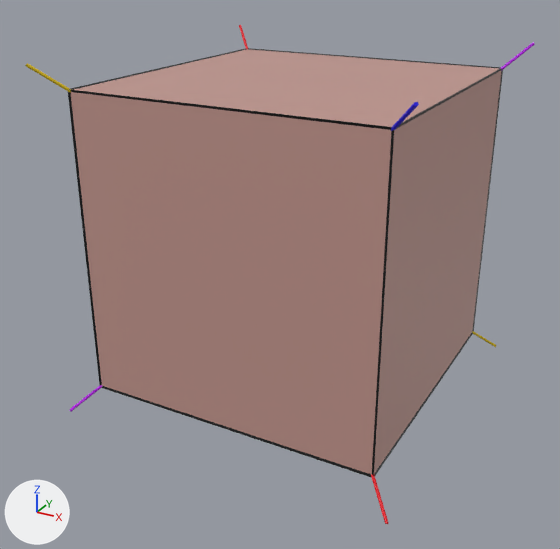
The glTF model Modelos_blender/Representaciones/Hexa_tetra_2.glb as it was, and as the next commit left it.
Rendered twice from a 50 mm lens placed at (2.27, -4.4, 1.83), pointed at (-0.06, -0.17, -0.28). Lighting does not change. The marker at lower left points along +X, +Y and +Z. The first picture is the older version.
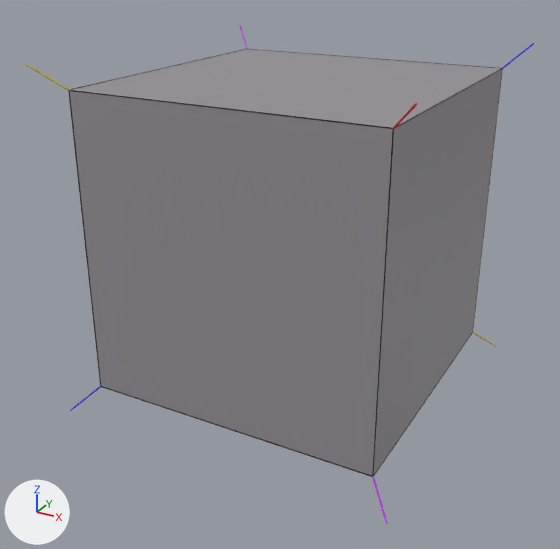
The change, as JSON lines over the scene's bpy script:
```json
{"op": "set", "path": "mat_material.base_color", "old": "(0.536, 0.303, 0.267)", "new": "(0.302, 0.287, 0.31)", "note": "pink #c1968d -> grey #959297"}
{"op": "set", "path": "ob_cylinder.rotation_euler", "old": "(2.186, 0.0, -0.785)", "new": "(2.186, 0.0, 0.785)", "note": "degrees (125, 0, -45) -> degrees (125, 0, 45)"}
{"op": "set", "path": "ob_cylinder.scale", "old": "(1.0, 1.0, 1.0)", "new": "(0.5, 0.5, 1.0)"}
{"op": "set", "path": "ob_cylinder_001.rotation_euler", "old": "(2.186, 0.0, -2.356)", "new": "(2.186, 0.0, -0.785)", "note": "degrees (125, 0, -135) -> degrees (125, 0, -45)"}
{"op": "set", "path": "ob_cylinder_001.scale", "old": "(1.0, 1.0, 1.0)", "new": "(0.5, 0.5, 1.0)"}
{"op": "set", "path": "ob_cylinder_002.rotation_euler", "old": "(2.186, 0.0, 0.785)", "new": "(2.186, 0.0, -2.356)", "note": "degrees (125, 0, 45) -> degrees (125, 0, -135)"}
{"op": "set", "path": "ob_cylinder_002.scale", "old": "(1.0, 1.0, 1.0)", "new": "(0.5, 0.5, 1.0)"}
{"op": "set", "path": "ob_cylinder_003.scale", "old": "(1.0, 1.0, 1.0)", "new": "(0.5, 0.5, 1.0)"}
```

Pixel boxes [x1, y1, x2, y2] of what changed, in the pictures (560 x 549 px):
```json
{"object": "Cube", "change": "recoloured", "before": [71, 49, 501, 474], "after": [71, 49, 501, 474]}
{"object": "Cylinder", "change": "turned, rescaled", "before": [69, 42, 535, 412], "after": [240, 25, 388, 524]}
{"object": "Cylinder.002", "change": "turned, rescaled", "before": [239, 25, 388, 524], "after": [392, 103, 417, 129]}
{"object": "Cylinder.001", "change": "turned, rescaled", "before": [391, 102, 419, 131], "after": [70, 43, 534, 411]}
{"object": "Cylinder.003", "change": "rescaled", "before": [25, 63, 496, 347], "after": [26, 64, 496, 346]}
```
